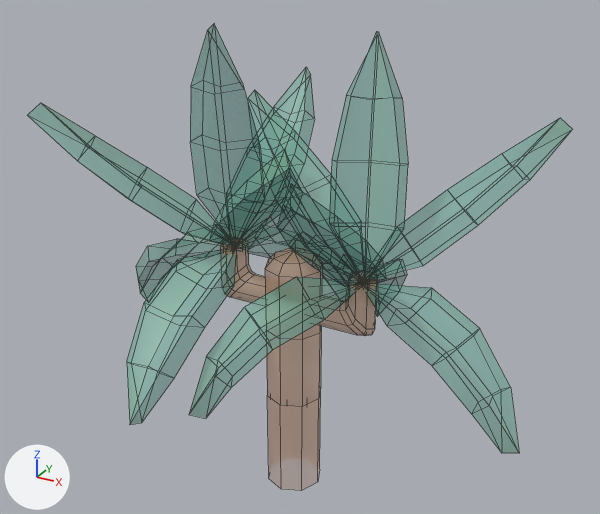
The FBX model Assets/Models/Tiny Treats plants/yucca_branch_small_A.fbx as it was, and as the next commit left it.
Camera for both pictures: a 50 mm lens placed at (0.625, -1.114, 0.957), pointed at (0.004, 0.014, 0.393). Arrows for +X, +Y and +Z are at lower left; the lights stay in place. Mesh edges are drawn as thin lines. Objects named as collision shapes, trigger or cutter boxes, shadow casters or lower levels of detail are left out. Where no turn or scale is listed for an object, it has been applied to the vertices.

The first picture shows 'yucca_branch_small_A'.
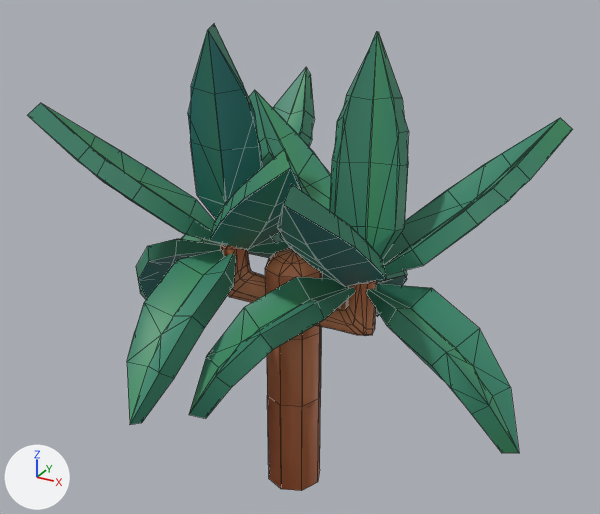
Pixel boxes (x1, y1, x2, y2) of what changed, in the pictures (600 x 514 px):
'yucca_branch_small_A', surface changed
    both: (28, 24, 573, 491)
'yucca_branch_small_A_LOD1', added (green)
    after: (28, 24, 558, 491)

The change, as a list of edits to the scene's bpy script:
```text
Change img_tiny_treats_texture_1_png:
    img_tiny_treats_texture_1_png: load_image('tiny_treats_texture_1.png', 'tiny_treats_texture_1.png', 1024, 1024, 'Non-Color') -> load_image('tiny_treats_texture_1.png', 'tiny_treats_texture_1.png', 1024, 1024, 'sRGB')
Change mat_tiny_treats_1:
    remove n3 = _N.new('ShaderNodeTexImage'); n3.name = 'Image Texture.001'
    remove n3.image = img_tiny_treats_texture_1_png
    where n0 = _N.new('ShaderNodeBsdfPrincipled'); n0.name = 'Principled BSDF'
    remove _L.new(n3.outputs[0], n0.inputs[4])  # 'Color' to 'Alpha'
    where n2 = _N.new('ShaderNodeTexImage'); n2.name = 'Image Texture'
    add _L.new(n2.outputs[1], n0.inputs[4])  # 'Alpha' to 'Alpha'
Add me_yucca_branch_small_a_001:
    me_yucca_branch_small_a_001.from_pydata(...)  # 255 vertices, 334 faces; spans x -0.406..0.419, y -0.319..0.32, z -0.05..0.777
    me_yucca_branch_small_a_001.materials.append(mat_tiny_treats_1)  # picture img_tiny_treats_texture_1_png
Add ob_yucca_branch_small_a_lod1:
    ob_yucca_branch_small_a_lod1 = bpy.data.objects.new('yucca_branch_small_A_LOD1', me_yucca_branch_small_a_001)
    ob_yucca_branch_small_a_lod1.location = (0.0, 0.0, 0.0)
```
